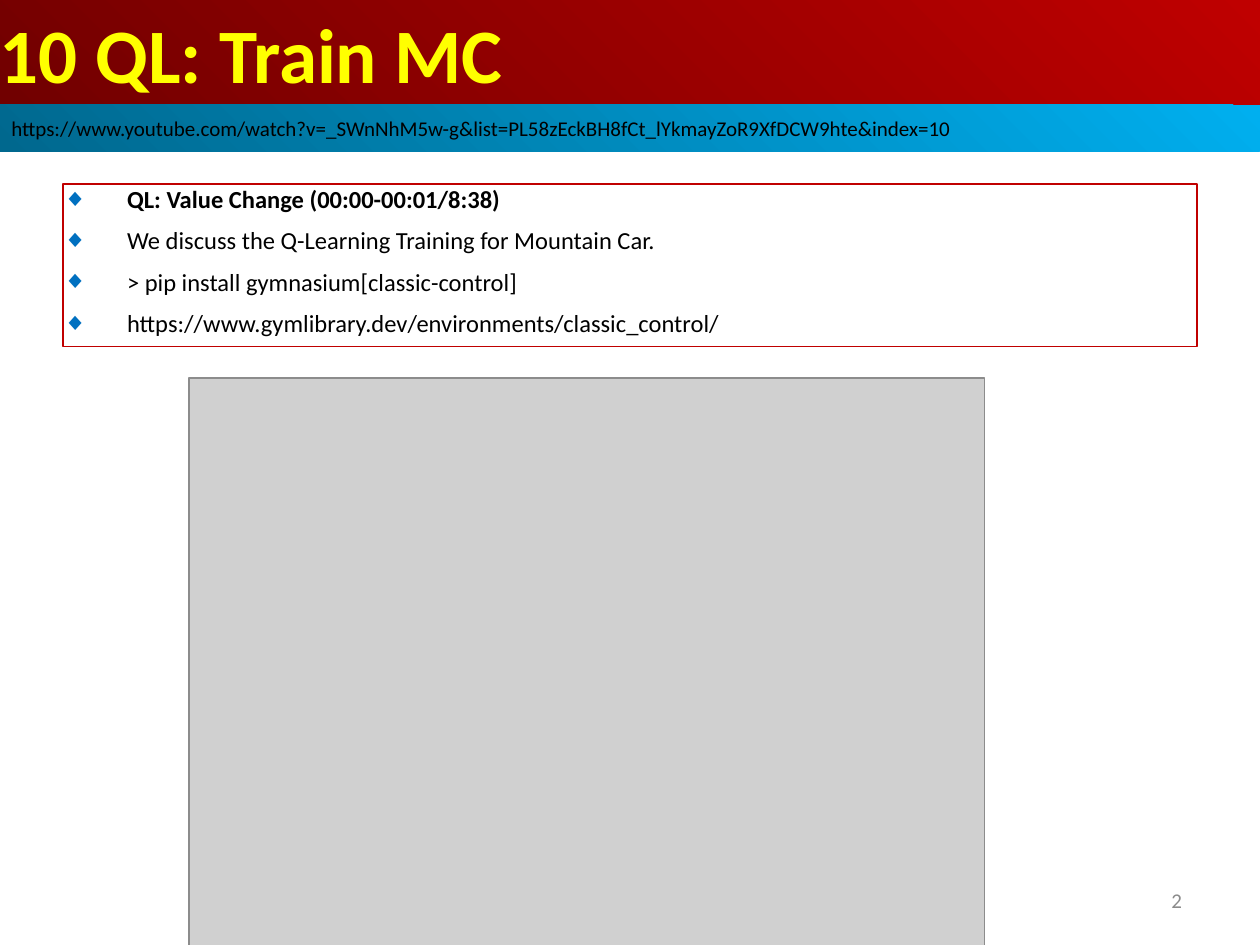
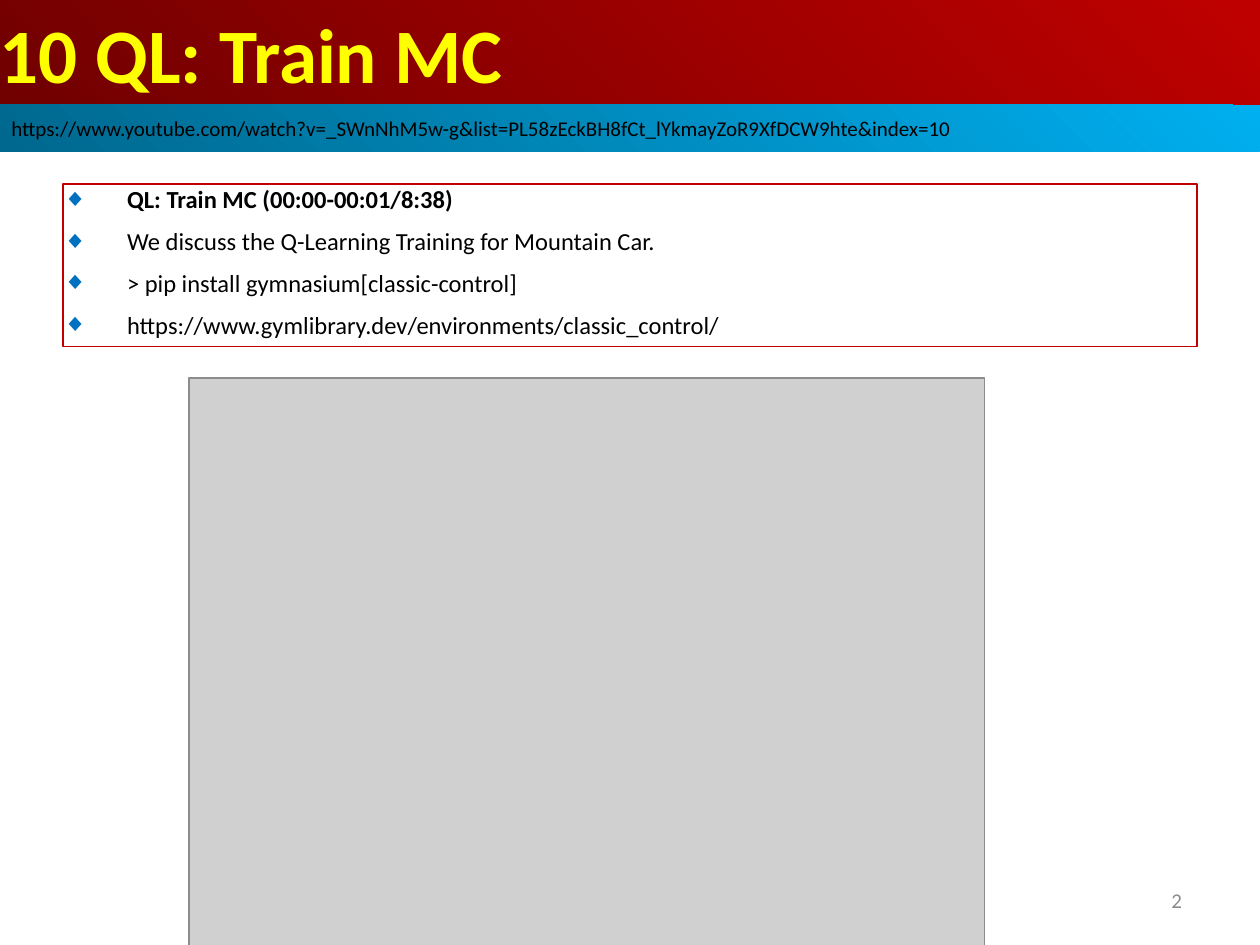
Before and after one commit to peterhchen/AIU_CS513_DRL, a slide deck: slide 2 of 000_DRL_JC/010_QL_Train_MC/001_Video/010_QL_Train_MC.ppt. Drawn at 1260x945 pixels with LibreOffice and Linux fonts; fonts in the diff are those of the drawing; grey boxes stand for pictures. Boxes give left, top, right and bottom in pixels: in the first picture for what was removed or moved away, otherwise in the second. Text is boxed around its words. In the diff, an @@ line names an element or a change of style, - is before the commit and + after.

```diff
--- a/000_DRL_JC/010_QL_Train_MC/001_Video/010_QL_Train_MC.ppt
+++ b/000_DRL_JC/010_QL_Train_MC/001_Video/010_QL_Train_MC.ppt
@@ text in rectangle at [127, 190, 452, 212]: text changed @@
-◆ QL: Value Change (00:00-00:01/8:38)
+◆ QL: Train MC (00:00-00:01/8:38)
```
